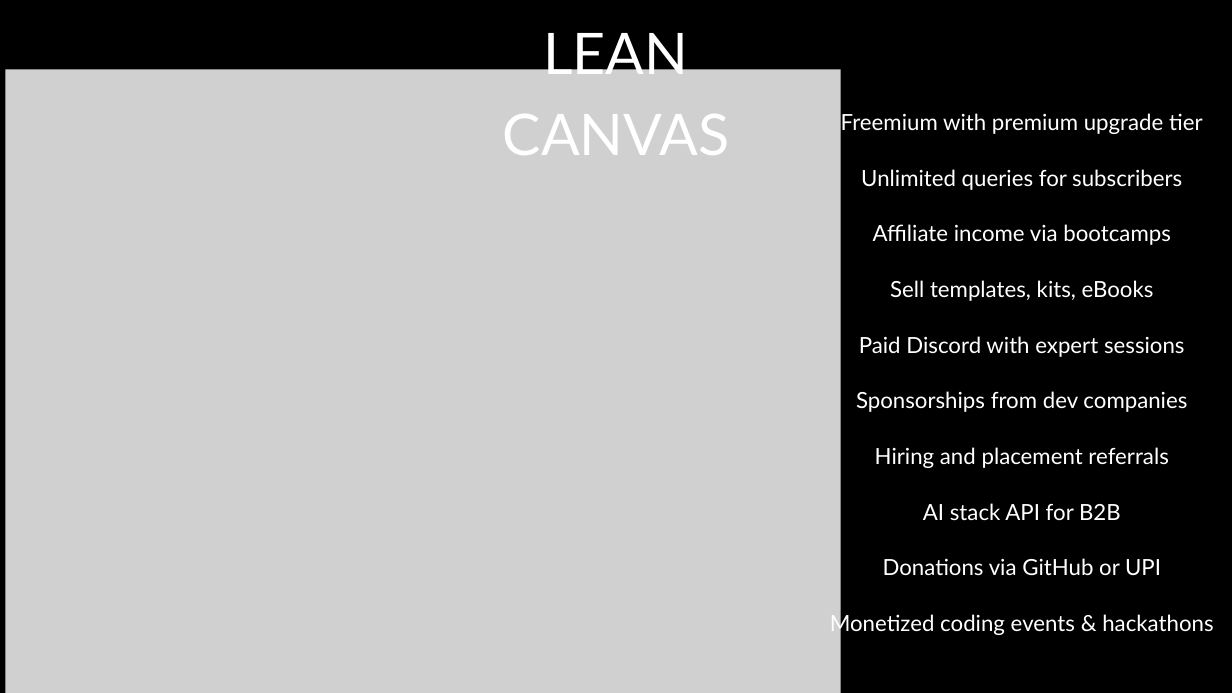
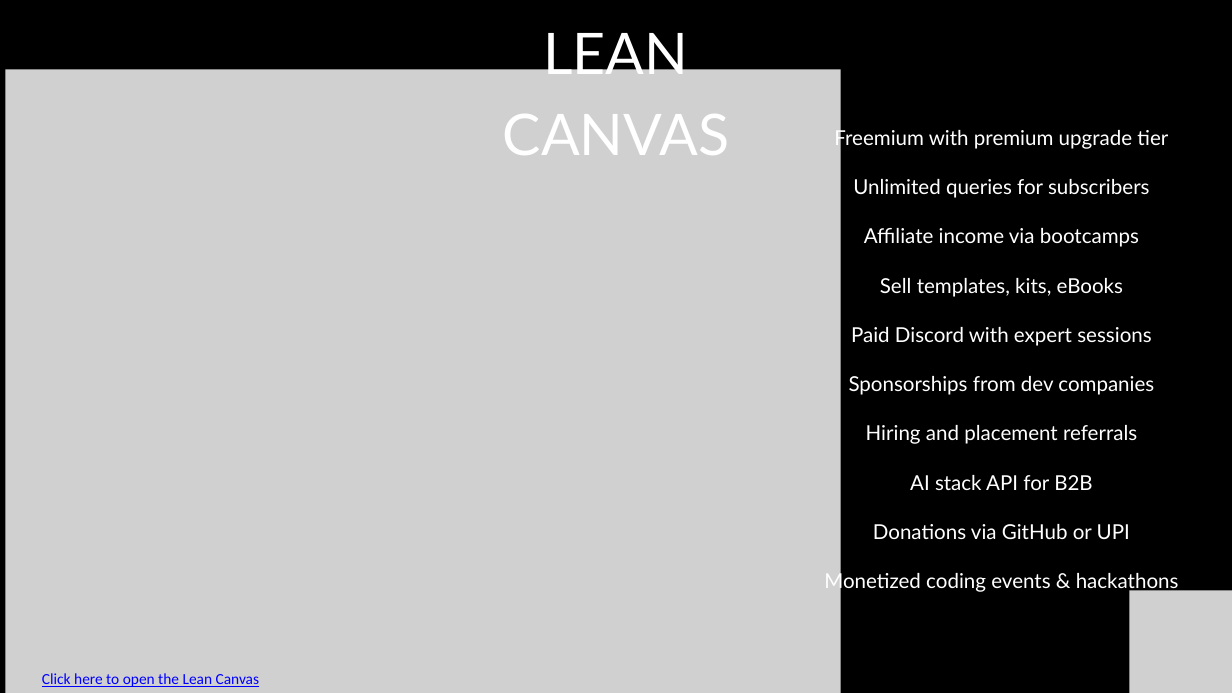
Before and after one commit to Kartik1446/Orient, a slide deck: slide 4 of other_files/SDG 4 QUALITY EDUCATION.pptx. Drawn at 1232x693 pixels with LibreOffice and Linux fonts; fonts in the diff are those of the drawing; grey boxes stand for pictures. Boxes give left, top, right and bottom in pixels: in the first picture for what was removed or moved away, otherwise in the second. Text is boxed around its words. In the diff, an @@ line names an element or a change of style, - is before the commit and + after.

```diff
--- a/other_files/SDG 4 QUALITY EDUCATION.pptx
+++ b/other_files/SDG 4 QUALITY EDUCATION.pptx
@@ text "Freemium with premium upgrade tier": place and size @@
-text "Freemium with premium upgrade tier" at [830, 113, 1213, 636]
+text "Freemium with premium upgrade tier" at [824, 127, 1179, 594]
@@ text "Freemium with premium upgrade tier" at [824, 127, 1179, 594]: size 26 to 24 pt; line spacing 65pt to 2 @@
@@ picture added at [1129, 590, 1232, 693] @@
@@ text added at [42, 673, 260, 687], 18 pt, text #0000FF, underline @@
+Click here to open the Lean Canvas
```
Also in this commit, not shown: 3 other slides changed, 1 slide added, 1 slide removed.
